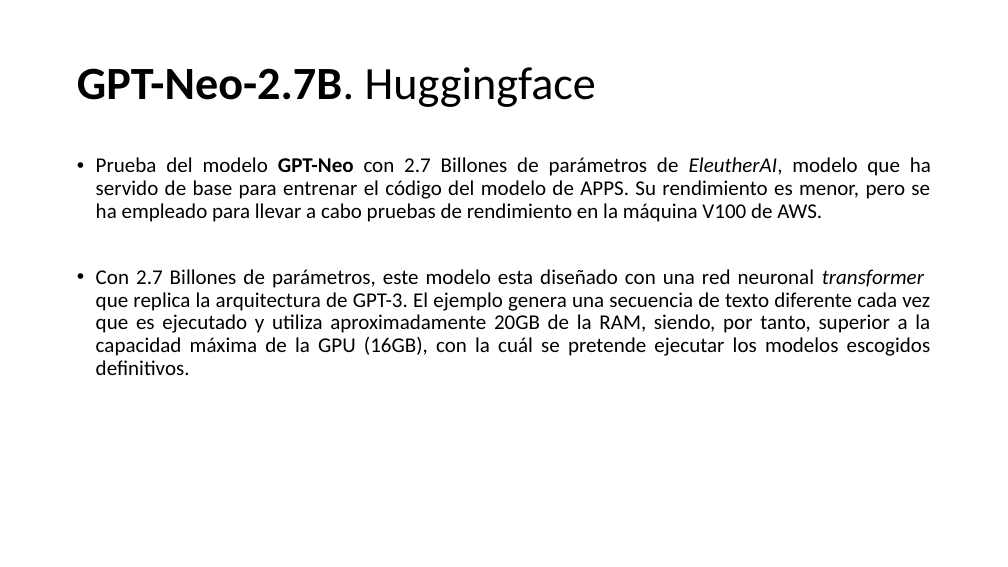
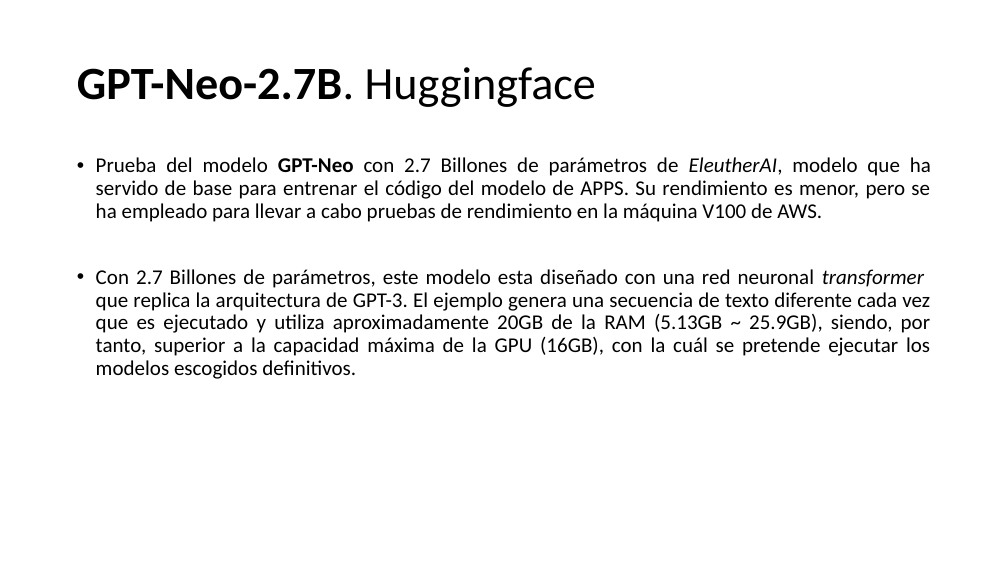
Before and after one commit to SergioCuencaNunez/AI-Pair-Programming, a slide deck: slide 3 of ai_docs/Diagramas.pptx. Drawn at 1008x567 pixels with LibreOffice and Linux fonts; fonts in the diff are those of the drawing. Boxes give left, top, right and bottom in pixels: in the first picture for what was removed or moved away, otherwise in the second. Text is boxed around its words. In the diff, an @@ line names an element or a change of style, - is before the commit and + after.

Commit message:
Pruebas de modelos

```diff
--- a/ai_docs/Diagramas.pptx
+++ b/ai_docs/Diagramas.pptx
@@ text at bbox=[96, 269, 930, 379]: text changed @@
-• Con 2.7 Billones de parámetros, este modelo esta diseñado con una red neuronal transformer que replica la arquitectura de GPT-3. El ejemplo genera una secuencia de texto diferente cada vez que es ejecutado y utiliza aproximadamente 20GB de la RAM, siendo, por tanto, superior a la capacidad máxima de la GPU (16GB), con la cuál se pretende ejecutar los modelos escogidos definitivos.
+• Con 2.7 Billones de parámetros, este modelo esta diseñado con una red neuronal transformer que replica la arquitectura de GPT-3. El ejemplo genera una secuencia de texto diferente cada vez que es ejecutado y utiliza aproximadamente 20GB de la RAM (5.13GB ~ 25.9GB), siendo, por tanto, superior a la capacidad máxima de la GPU (16GB), con la cuál se pretende ejecutar los modelos escogidos definitivos.
```
